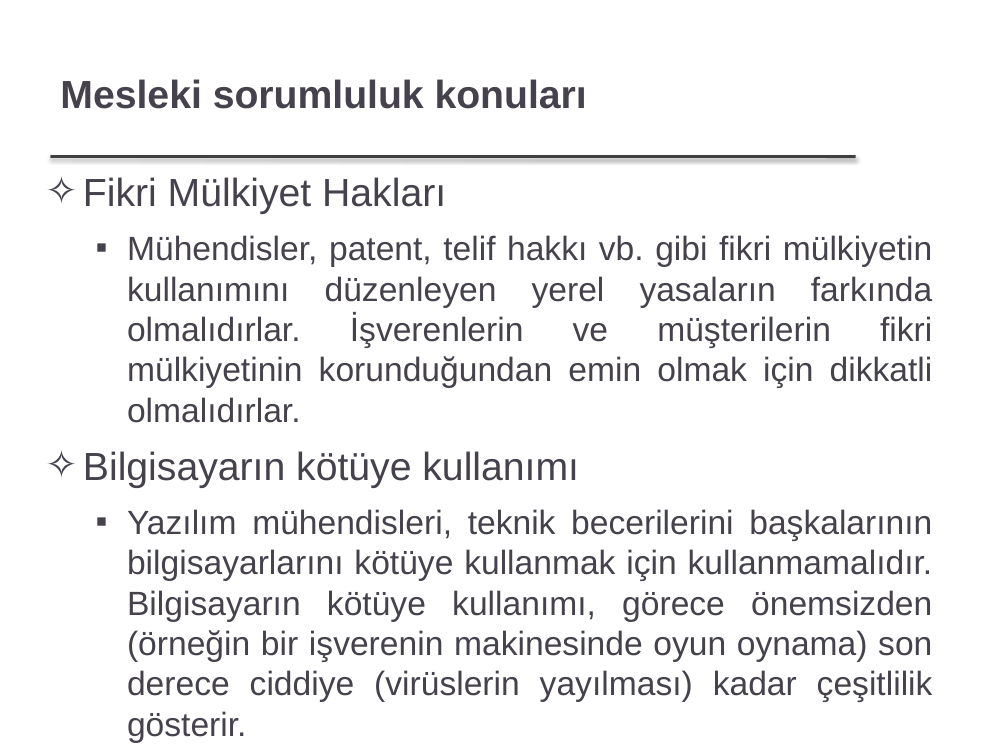
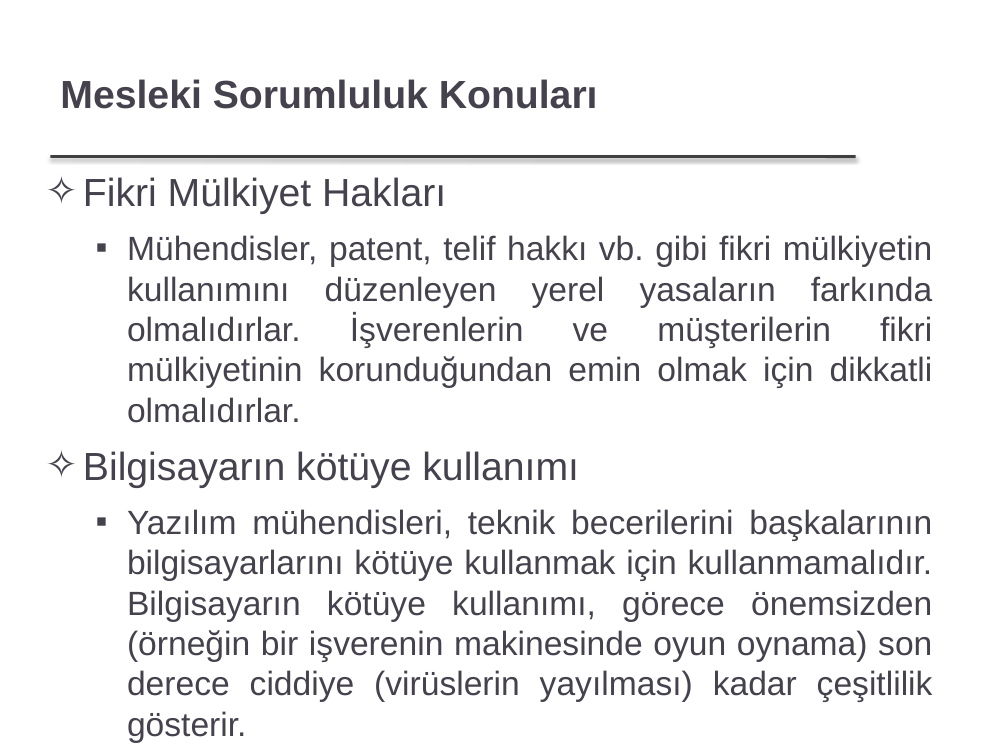
Before and after one commit to FurkanGozukara/Yazilim-Muhendisligi-IT522-2021, a slide deck: slide 27 of dersler/Ders 1 - Giriş.pptx. Drawn at 1008x756 pixels with LibreOffice and Linux fonts; fonts in the diff are those of the drawing; background and template pictures are left out. Boxes give left, top, right and bottom in pixels: in the first picture for what was removed or moved away, otherwise in the second. Text is boxed around its words. In the diff, an @@ line names an element or a change of style, - is before the commit and + after.

```diff
--- a/dersler/Ders 1 - Giriş.pptx
+++ b/dersler/Ders 1 - Giriş.pptx
@@ title at [60, 79, 598, 109]: text changed @@
-Mesleki sorumluluk konuları
+Mesleki Sorumluluk Konuları
```
Also in this commit, not shown: 42 other slides changed, 1 slide added, 1 slide removed, 1 other file.
